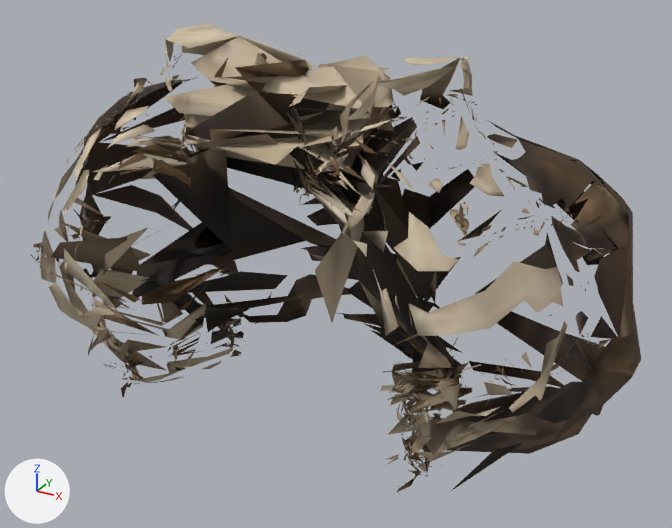
A saved change to the glTF model hollowmere/Assets/Resources/Gear/Lower/bone/t1_shoulders.glb.
Rendered twice from a 50 mm camera at (0.475, -0.747, 1.764) aimed at (0.037, 0.051, 1.365). Lighting does not change. The marker at lower left points along +X, +Y and +Z. The older version comes first. Vertices at exactly the same position are counted once.

Objects in the first picture: 'bone_t1_shoulders'.
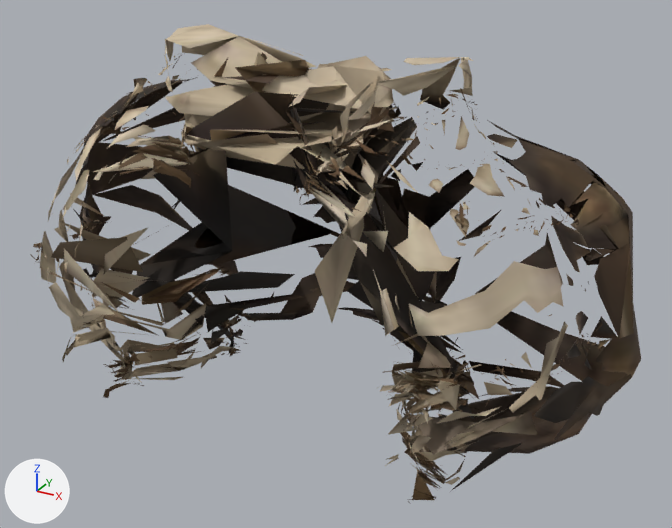
The change, as a diff of the scene's bpy script:
```diff
--- a/hollowmere/Assets/Resources/Gear/Lower/bone/t1_shoulders.glb.py
+++ b/hollowmere/Assets/Resources/Gear/Lower/bone/t1_shoulders.glb.py
@@ me_bone_t1_shoulders @@
 # used by ob_bone_t1_shoulders; location = (0.0, 0.0, 0.0)
-me_bone_t1_shoulders.from_pydata(...)  # 7226 vertices, 3677 faces; spans x -0.357..0.353, y -0.133..0.197, z 1.157..1.594
+me_bone_t1_shoulders.from_pydata(...)  # 7178 vertices, 3677 faces; spans x -0.357..0.353, y -0.148..0.217, z 1.157..1.594
+# me_bone_t1_shoulders part 1: the loose piece of 19 vertices spanning x -0.135..0.011, y 0.103..0.175, z 1.218..1.282 is rebuilt with 19 vertices and now spans x -0.157..0.013, y 0.138..0.197, z 1.209..1.277
+# me_bone_t1_shoulders part 2: 32 loose pieces with 123 vertices, spanning x -0.185..0.184, y -0.116..0.19, z 1.184..1.332, are deleted
+# me_bone_t1_shoulders part 3: 256 vertices moved from x -0.182..0.183, y -0.102..0.189, z 1.176..1.366 to x -0.211..0.213, y -0.111..0.217, z 1.17..1.361; 92 vertices removed from x -0.181..0.177, y -0.13..0.186, z 1.172..1.369; 210 vertices added at x -0.211..0.212, y -0.148..0.208, z 1.172..1.328
+# other edits to the shape of me_bone_t1_shoulders do not show in these pictures
 me_bone_t1_shoulders.materials.append(mat_material_0_002_t1)
```

Where the change shows, as pixel boxes [x1, y1, x2, y2] in the pictures (672 x 528 px; the box of a moved part takes in the faces that stretch with it):
'bone_t1_shoulders', reshaped: before [31, 24, 641, 493]; after [31, 24, 641, 503]
part 1 of me_bone_t1_shoulders, rebuilt: before [242, 274, 350, 324]; after [244, 273, 355, 322]
part 2 of me_bone_t1_shoulders, deleted: before [91, 260, 426, 493]
part 3 of me_bone_t1_shoulders, moved or reshaped: before [70, 177, 464, 492]; after [62, 177, 480, 503]
